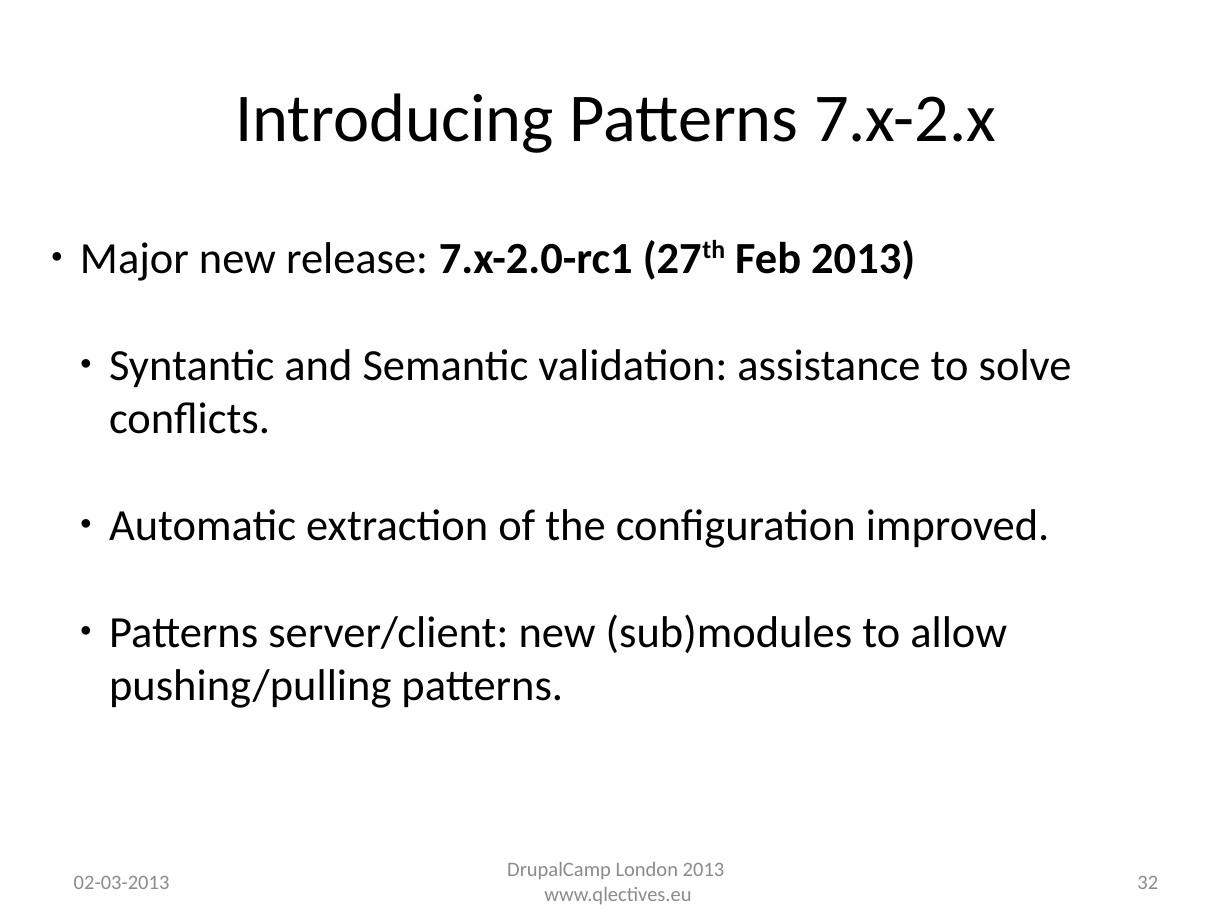
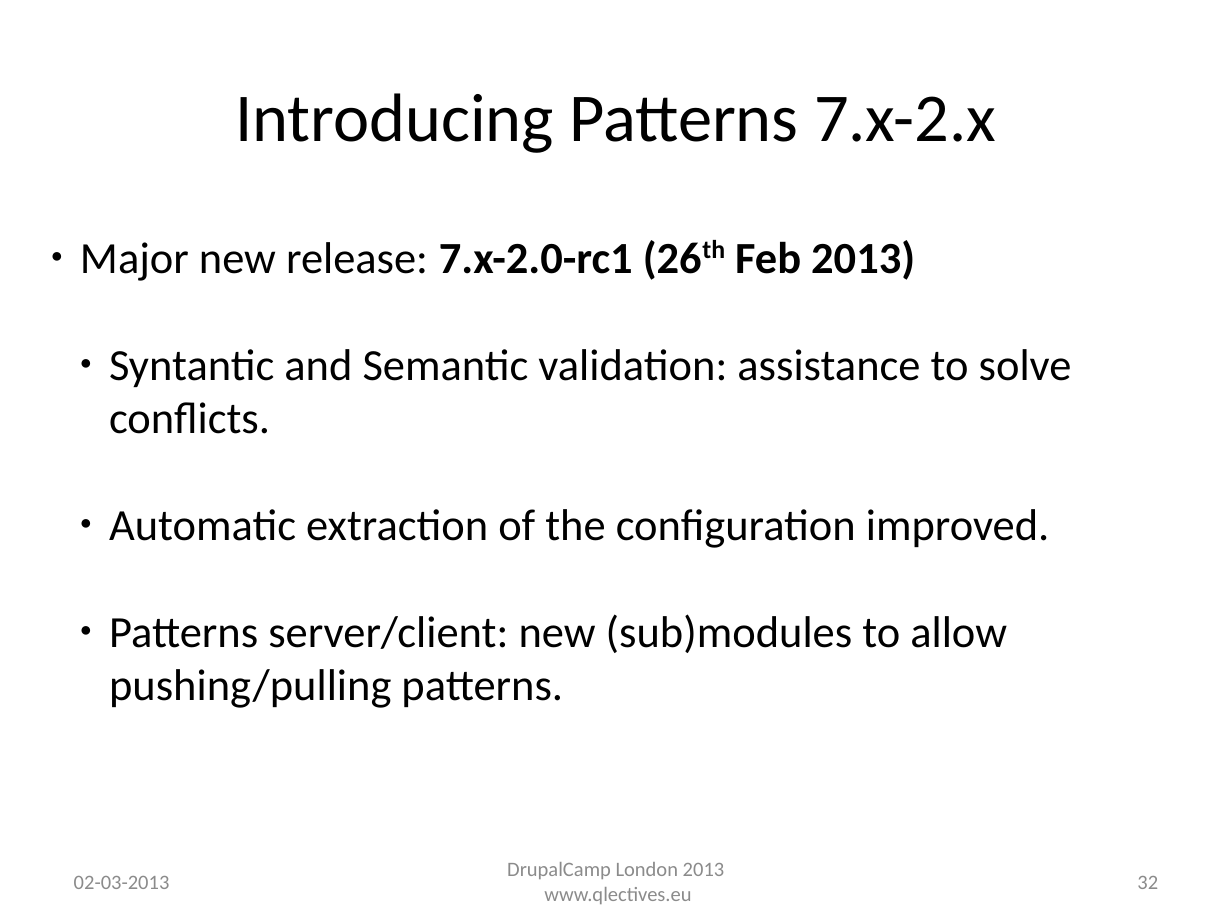
Before and after one commit to QScience/dc-slides, a slide deck: slide 32 of dclondon2013/patterns_dclondon2013.odp. Drawn at 1232x924 pixels with LibreOffice and Linux fonts; fonts in the diff are those of the drawing; background and template pictures are left out. Boxes give left, top, right and bottom in pixels: in the first picture for what was removed or moved away, otherwise in the second. Text is boxed around its words. In the diff, an @@ line names an element or a change of style, - is before the commit and + after.

```diff
--- a/dclondon2013/patterns_dclondon2013.odp
+++ b/dclondon2013/patterns_dclondon2013.odp
@@ text at (80,240,915,281): text changed @@
-● Major new release: 7.x-2.0-rc1 (27th Feb 2013)
+● Major new release: 7.x-2.0-rc1 (26th Feb 2013)
```
Also in this commit, not shown: 15 other slides changed, 1 slide added, 3 other files.
